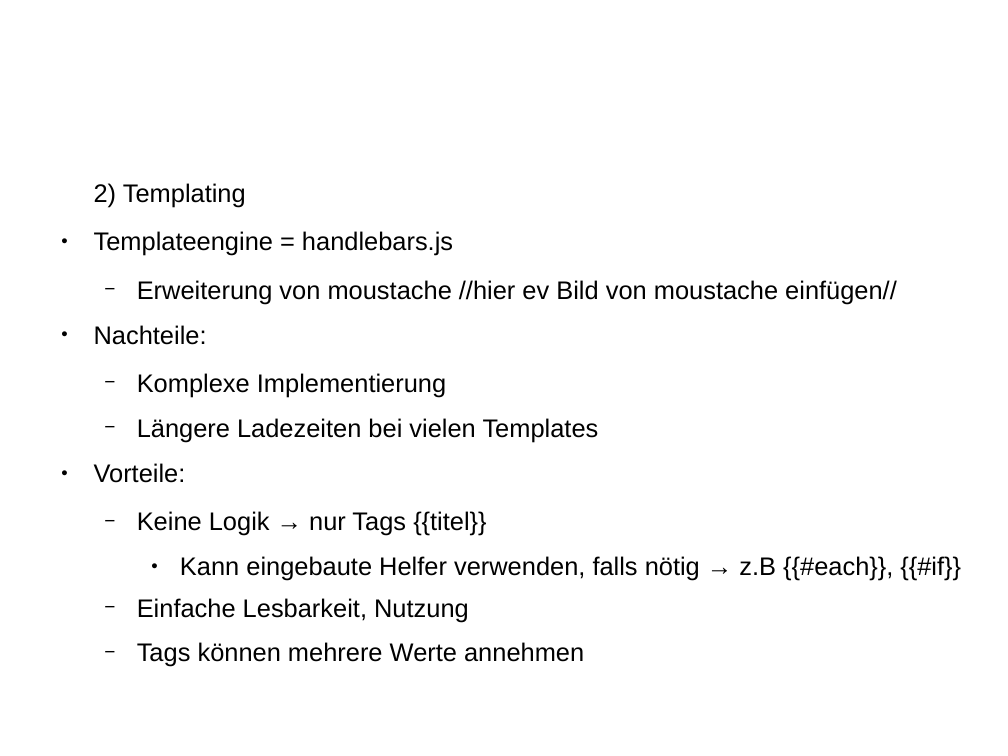
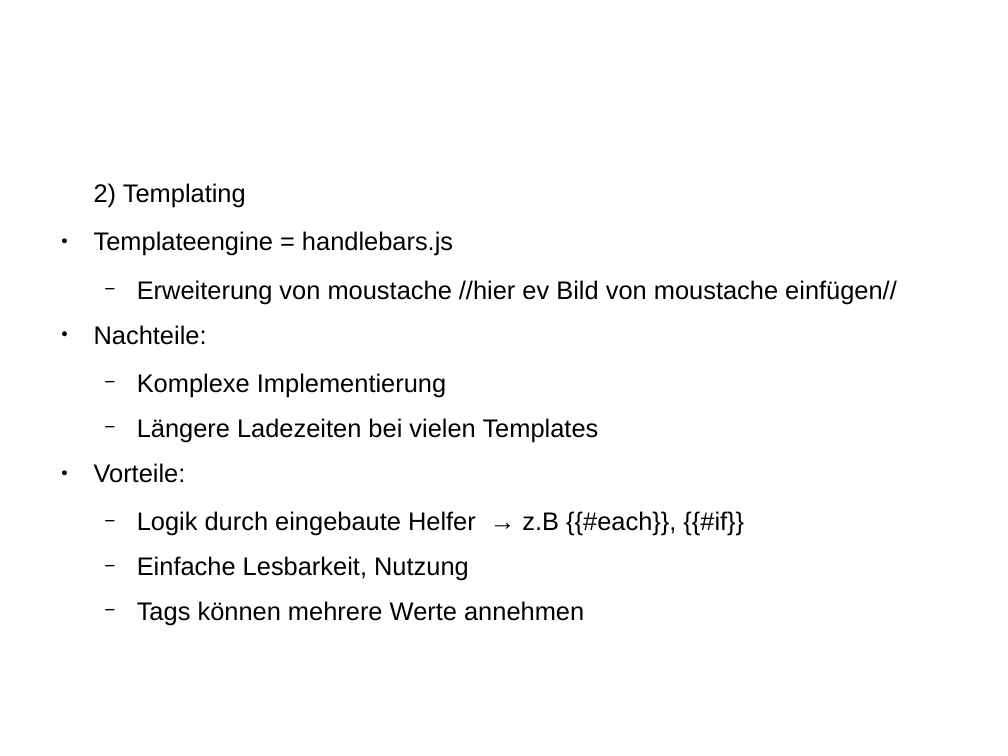
Before and after one commit to jomehr/wba1-2016-backslash, a slide deck: slide 2 of T08-HTML/presentation/T08-Präsi_raw.odp. Drawn at 1008x756 pixels with LibreOffice and Linux fonts; fonts in the diff are those of the drawing. Boxes give left, top, right and bottom in pixels: in the first picture for what was removed or moved away, otherwise in the second. Text is boxed around its words. In the diff, an @@ line names an element or a change of style, - is before the commit and + after.

```diff
--- a/T08-HTML/presentation/T08-Präsi_raw.odp
+++ b/T08-HTML/presentation/T08-Präsi_raw.odp
@@ text at box(137, 511, 744, 536): text changed @@
-  − Keine Logik → nur Tags {{titel}}
-    ● Kann eingebaute Helfer verwenden, falls nötig → z.B {{#each}}, {{#if}}
+  − Logik durch eingebaute Helfer → z.B {{#each}}, {{#if}}
```
Also in this commit, not shown: 4 other slides changed, 1 other file.
